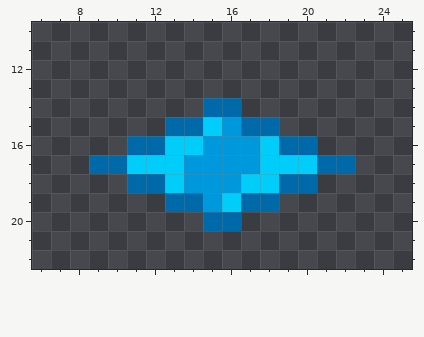
A pixel-art sprite gets an edit: img/projectiles/ice_shard_right.png. The picture above is the old version.
The file is 128x128 pixels, drawn in blocks of 4x4; one block is one cell here. Shown: x 6..25, y 10..22. The old version is drawn lined up with the new one.
And afterwards:
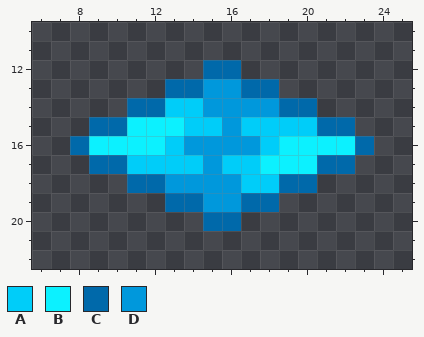
Palette (. is transparent): A #00cdf9  B #0cf1ff  C #0069aa  D #0098dc
Changes in this commit:
whole drawing moved by +0,+1 (the old picture is shown already moved)
The edit adds colour A in row 14 at x 13 to 14; in row 15 at x 19 to 20.
Colour C gives way to colour A in row 15 at x 14 and 17 to 18.
Colour D gives way to colour A in row 17 at x 14 and 16 to 17.
The edit adds colour B in row 15 at x 11 to 12; in row 16 at x 9 to 10 and 21 to 22.
Colour A gives way to colour B in row 17 at x 18 to 20.
Colour C gives way to colour B in row 15 at x 13; in row 16 at x 11 to 12 and 19 to 20.
The edit adds colour C in row 12 at x 15 to 16; in row 13 at x 13 to 14 and 17 to 18; in row 14 at x 11 to 12 and 19 to 20; in row 15 at x 9 to 10 and 21 to 22; in row 16 at x 8 and 23.
The edit adds colour D in row 13 at x 15 to 16; in row 14 at x 17 to 18.
Colour A gives way to colour D in row 16 at x 14; in row 18 at x 13; in row 19 at x 16.
Colour C gives way to colour D in row 14 at x 15 to 16.
Changed places in both pictures, as pixel boxes (x1, y1, x2, y2):
changed: (70, 60, 374, 212)
